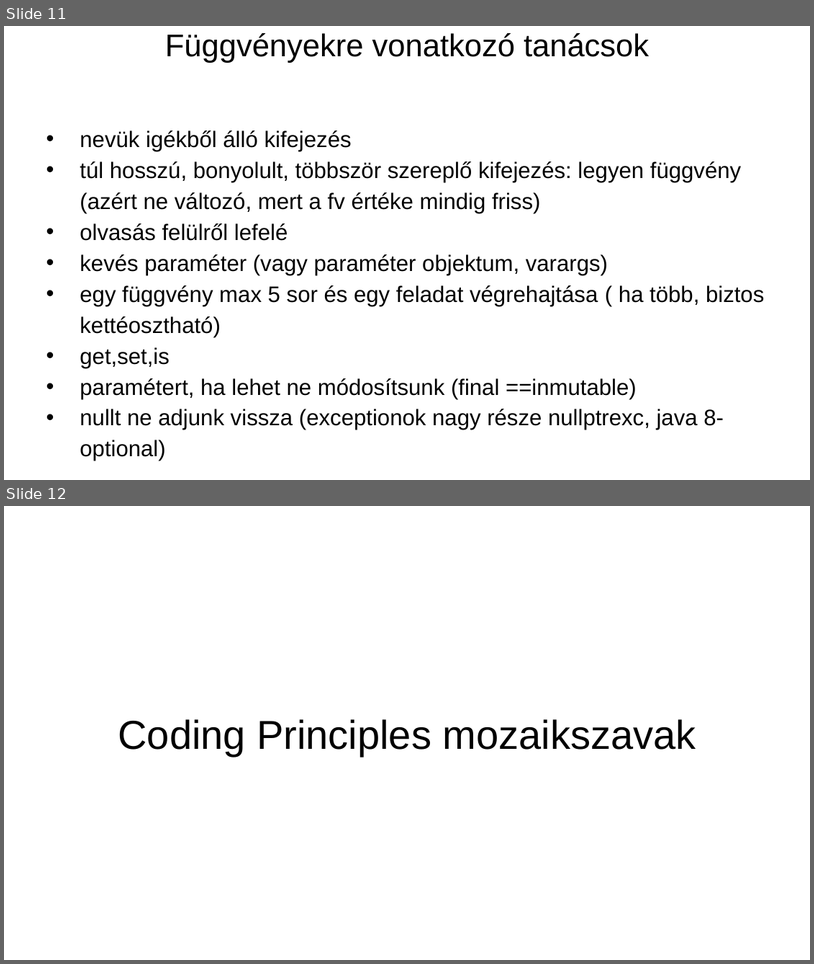
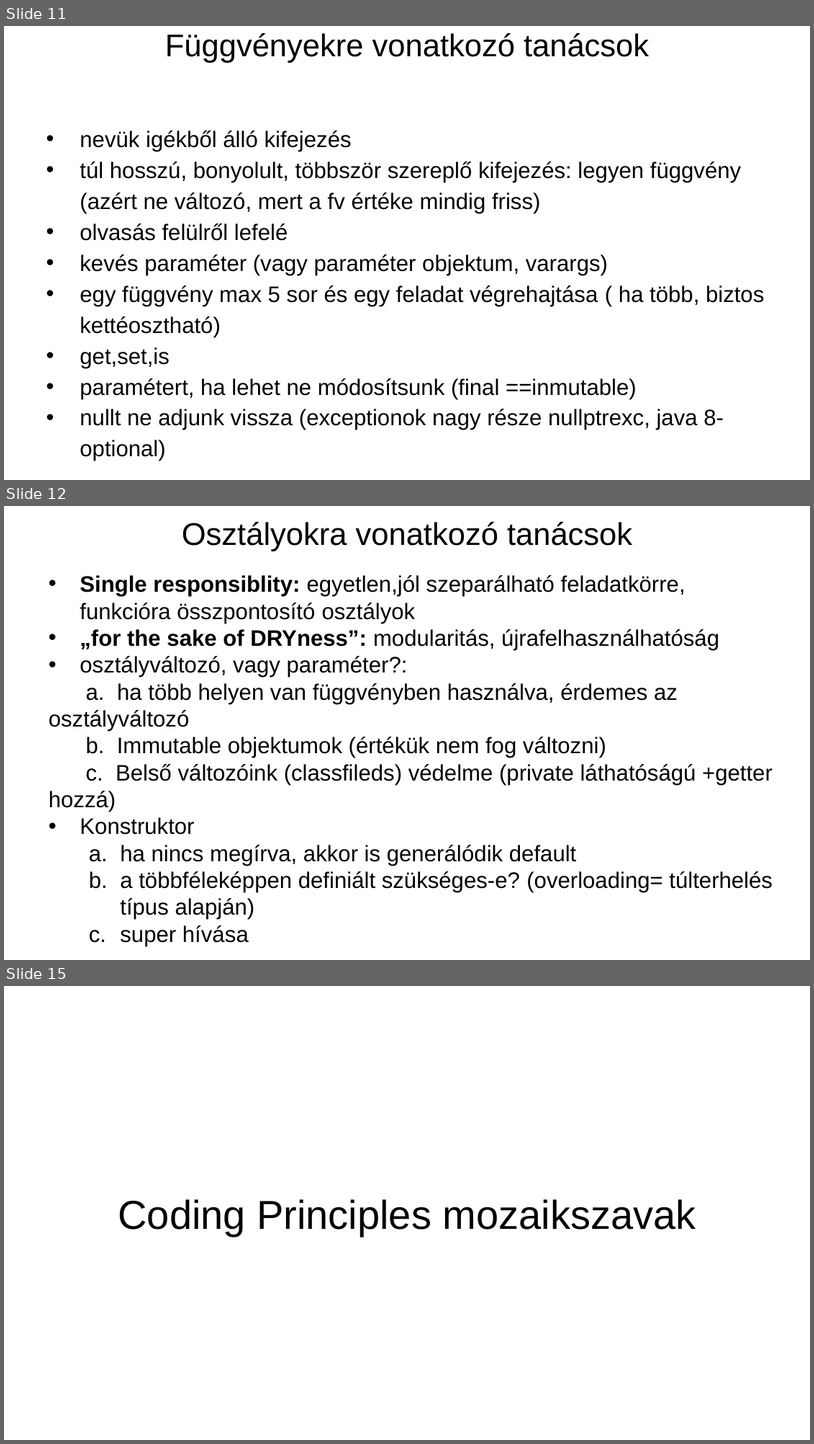
Before and after one commit to NNGSzegedAndUSzegedCollaboration/NNGSzegedAndUSzegedCollaboration.github.io, a slide deck: slideshows/grafreprezentacio.pptx. Shown one above the other, each under a label of ours: slides 11 and 12 before the commit, slides 11, 12 and 15 after it; the slides between them are not shown. The pictures are 814x964 and 814x1444 pixels, drawn with LibreOffice and Linux fonts; fonts in the diff are those of the drawing. Boxes give left, top, right and bottom in pixels: in the first picture for what was removed or moved away, otherwise in the second. Text is boxed around its words. In the diff, an @@ line names an element or a change of style, - is before the commit and + after.

```diff
--- a/slideshows/grafreprezentacio.pptx
+++ b/slideshows/grafreprezentacio.pptx
@@ slide 12 added at [4, 506, 810, 960], background #FFFFFF @@
@@ title added at [182, 522, 633, 551], 28 pt, text #000000 @@
+Osztályokra vonatkozó tanácsok
@@ text added at [49, 575, 773, 946], 20 pt, text #000000 @@
+• Single responsiblity: egyetlen,jól szeparálható feladatkörre, funkcióra összpontosító osztályok
+• „for the sake of DRYness”: modularitás, újrafelhasználhatóság
+• osztályváltozó, vagy paraméter?:
+a. ha több helyen van függvényben használva, érdemes az osztályváltozó
+b. Immutable objektumok (értékük nem fog változni)
+c. Belső változóink (classfileds) védelme (private láthatóságú +getter hozzá)
+• Konstruktor
+  a. ha nincs megírva, akkor is generálódik default
+  b. a többféleképpen definiált szükséges-e? (overloading= túlterhelés típus alapján)
+  c. super hívása
@@ what was slide 12 is now slide 15 @@
```
Also in this commit, not shown: 1 slide changed, 2 other slides added, 1 other file.
